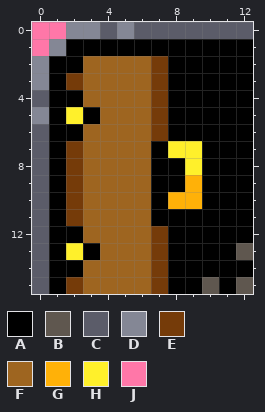
Two versions of one pixel-art sprite, src/images/scenery/Underground_Exit_00.png. Above: the version before the commit.
The file is 13x16 pixels.
Palette (. is transparent): A #000000  B #5f574f  C #5b5c69  D #848795  E #753b09  F #9e6520  G #ffb108  H #fff02b  J #ff77a8
Pixels before, first column x 0:
 0 JJDDCDCCCCCCC
 1 JDAAAAAAAAAAA
 2 DAAFFFFEAAAAA
 3 DAEFFFFEAAAAA
 4 CAAFFFFEAAAAA
 5 DAHAFFFEAAAAA
 6 CAAFFFFEAAAAA
 7 CAEFFFFAHHAAA
 8 CAEFFFFAAHAAA
 9 CAEFFFFAAGAAA
10 CAEFFFFAGGAAA
11 CAEFFFFAAAAAA
12 CAAFFFFEAAAAA
13 CAHAFFFEAAAAB
14 CAAFFFFEAAAAA
15 CAEFFFFEAABAB
Once edited:
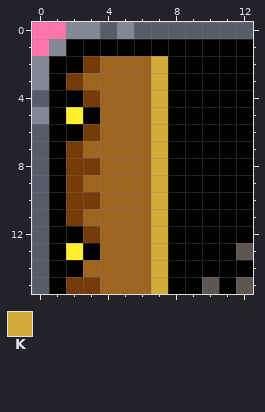
Colours new in this view: K #d1aa39
The edit:
The author changed colour G to colour A in row 9 at x 9; in row 10 at x 8 to 9.
The author changed colour H to colour A in row 7 at x 8 to 9; in row 8 at x 9.
The author changed colour F to colour E in row 2 at x 3; in row 4 at x 3; in row 6 at x 3; in row 8 at x 3; in row 10 at x 3; in row 12 at x 3.
The author changed colour F to colour E in row 15 at x 3.
The author changed colour A to colour K in rows 7 to 11 at x 7.
The author changed colour E to colour K in rows 2 to 6 at x 7; in rows 12 to 15 at x 7.
